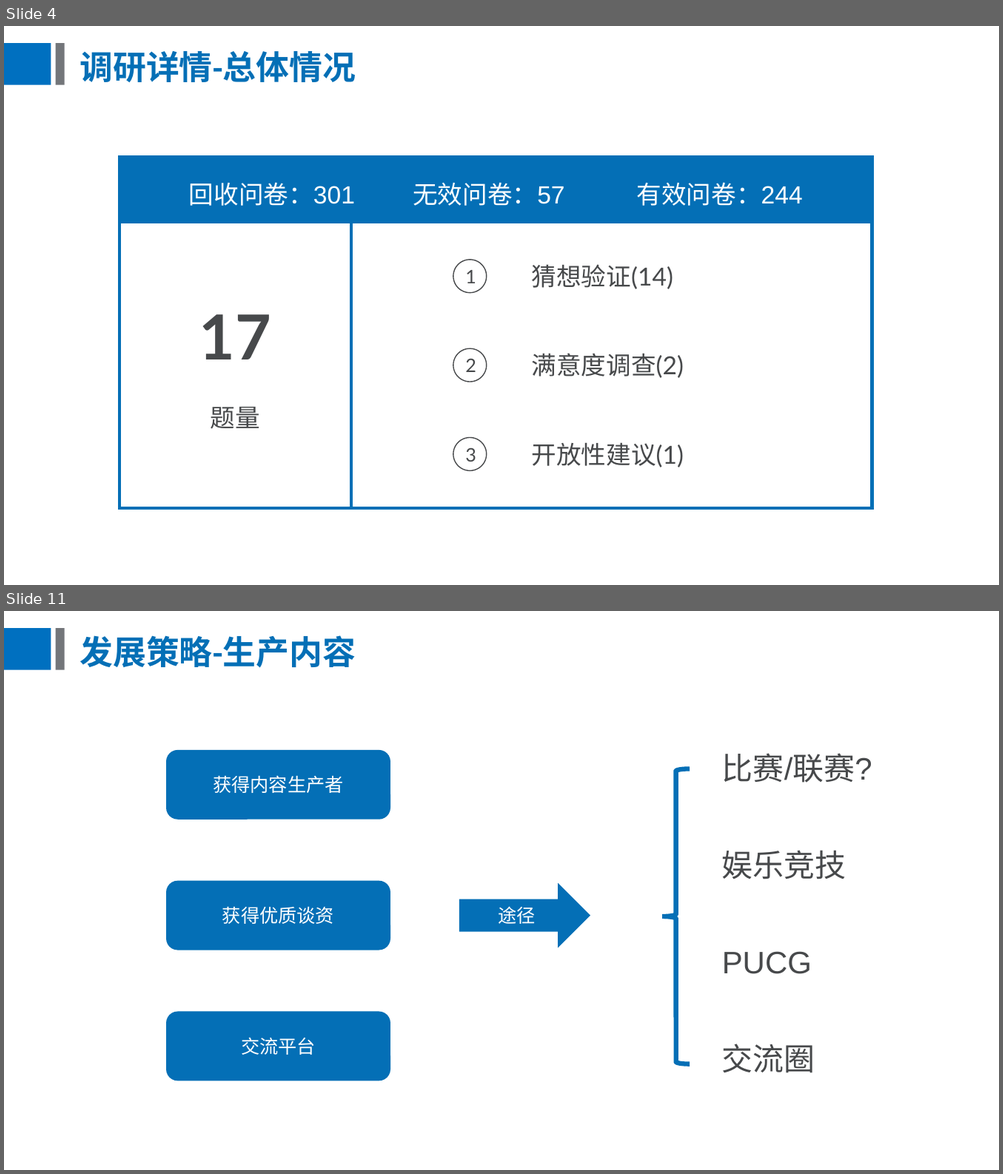
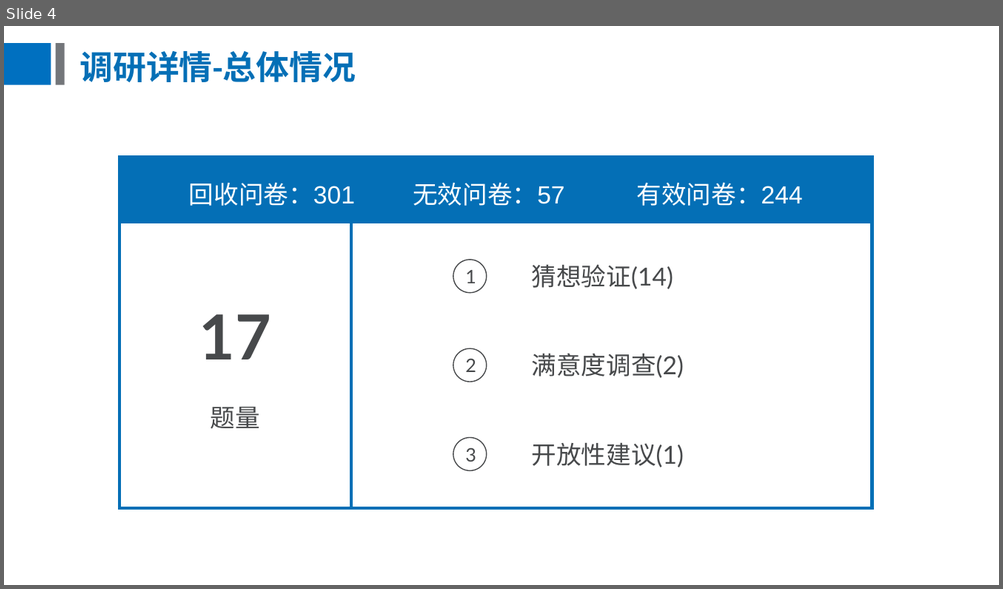
Before and after one commit to BursonHandsom/trainBusiness-ydl, a slide deck: 校园课问卷调研.pptx. Shown one above the other, each under a label of ours: slides 4 and 11 before the commit, slide 4 after it; the slides between them are not shown. The pictures are 1003x1174 and 1003x589 pixels, drawn with LibreOffice and Linux fonts; fonts in the diff are those of the drawing. Boxes give left, top, right and bottom in pixels: in the first picture for what was removed or moved away, otherwise in the second. Text is boxed around its words. In the diff, an @@ line names an element or a change of style, - is before the commit and + after.

```diff
--- a/校园课问卷调研.pptx
+++ b/校园课问卷调研.pptx
@@ slide 11 removed at bbox=[4, 611, 999, 1170], background #FFFFFF; not listed: 2 template elements that a slide beside it also shows @@
@@ title removed at bbox=[79, 635, 355, 668] @@
-发展策略-生产内容
@@ group removed at bbox=[166, 750, 872, 1081]: 3 rounded rectangles, 1 right arrow, 1 left brace, 1 text @@
-获得内容生产者
-获得优质谈资
-交流平台
-途径
-比赛/联赛?
-娱乐竞技
-PUCG
-交流圈
```
Also in this commit, not shown: 1 slide changed, 24 slides added, 13 other slides removed, 1 other file.
